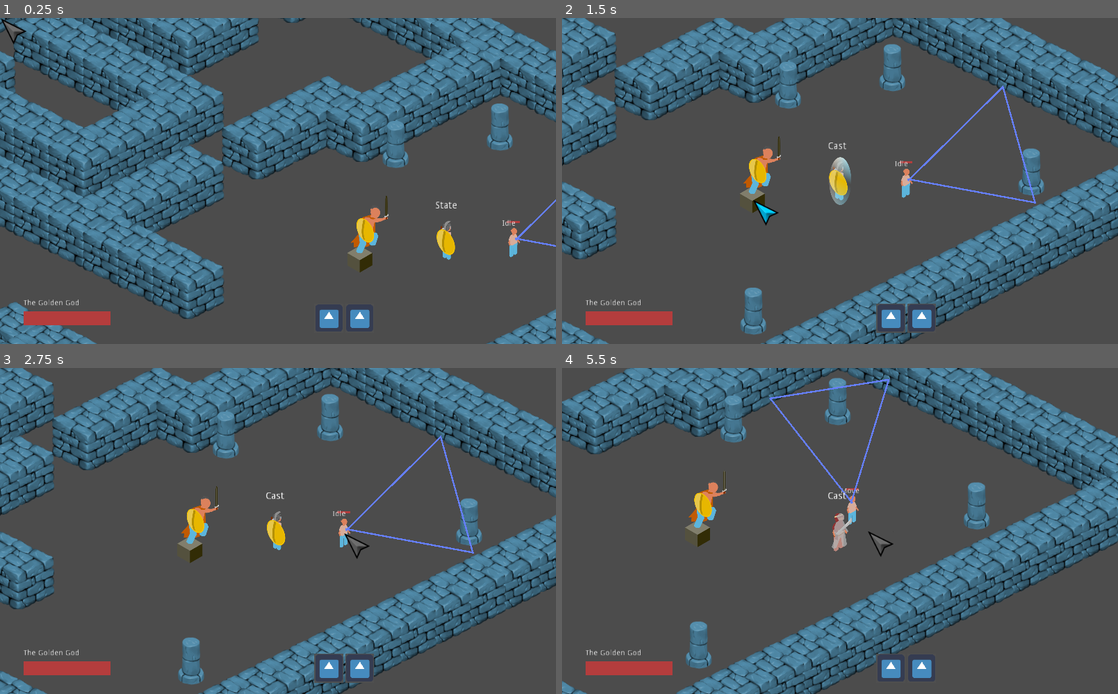
Above: before the commit, frames 1-4 (two rows, left to right).
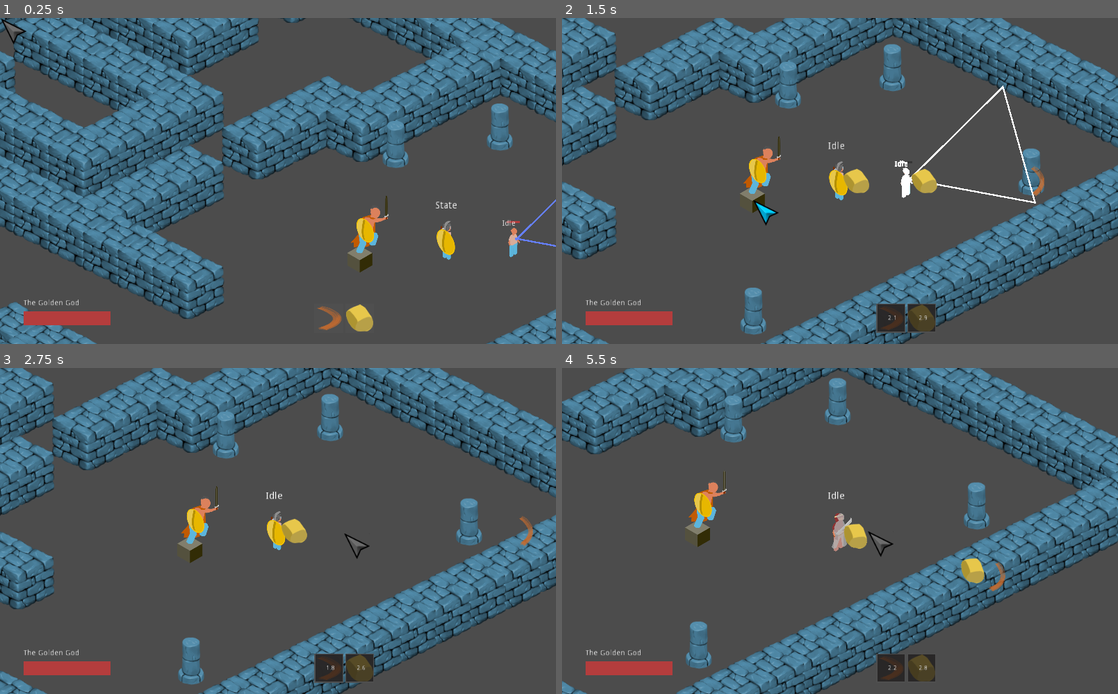
Above: after the commit, the same moments.

Repository: pjheden/isopyr
Game: Godot game, scene res://scenes/levels/test_scene.tscn
The game is run twice, just before and just after one commit, with the same random seed, the same clock (stepped at 60 frames per second) and the same inputs. This scene is started directly instead of the project's main scene. The engine's default icon, where the game draws it, is replaced by a stand-in: a white triangle on a blue panel in a dark square.
Inputs (mouse positions are in pixels of both pictures, inside the frame that each line leads up to):
- Up to frame 1 (0.25 s): no input
- Up to frame 2 (1.5 s): tap Enter at 0.5 s; move the mouse to (795, 216) at 0.52 s; hold Q (q) 0.53-1.28 s; tap W (w) at 0.8, 1.35 s; move the mouse to (751, 200) at 1.27 s
- Up to frame 3 (2.75 s): tap Q (q) at 1.55 s; move the mouse to (344, 534) at 2.02 s; press the mouse at (344, 534) at 2.03 s; tap W (w) at 2.3 s
- Up to frame 4 (5.5 s): move the mouse to (812, 596) at 2.77 s; release the mouse at (812, 596) at 2.78 s; tap Q (q) at 2.85, 4.55 s; move the mouse to (1006, 579) at 3.52 s; hold Right mouse button (right_click) 3.53-4.28 s; tap W (w) at 3.8, 5.3 s; move the mouse to (673, 482) at 4.27 s; tap Shift (shift) at 4.35 s; move the mouse to (867, 531) at 5.02 s; hold S (stop) from 5.03 s (still down)

The runs differ from the first frame. In frame 1, 0.8% of the frame differs, in the area x 56-68%, y 87-97%; in frame 2, 2.2%, in the area x 47-87%, y 20-97%; in frame 3, 1.7%; in frame 4, 1.9%.
Error before the commit: Parse Error: The function signature doesn't match the parent. Parent signature is: "void activate(Dictionary=default)". (res://scenes/spells/ProjectileManager.…

Commit message:
ADD slice spell to Caster

Diff:
--- a/scenes/characters/player/Caster.gd
+++ b/scenes/characters/player/Caster.gd
@@ -1,21 +1,28 @@
 extends "res://scenes/characters/player/Player.gd"
 
-var bubble_scene = preload("res://scenes/spells/Bubble.tscn")
 var projectile_manager_scene = preload("res://scenes/spells/ProjectileManager.tscn")
 
 func spells() -> void:
-	var bubble = bubble_scene.instance()
-	var projectile_manager = projectile_manager_scene.instance()
-	# Add bubble as shield
-	add_child(bubble)
-	add_child(projectile_manager)
+	var boulder_manager = projectile_manager_scene.instance()
+	boulder_manager.set_projectile(
+		"res://scenes/objects/projectiles/Boulder.tscn",
+		"res://resources/sprites/rockpng.png"
+	)
+	var slice_manager = projectile_manager_scene.instance()
+	slice_manager.set_projectile(
+		"res://scenes/objects/projectiles/Slice.tscn",
+		"res://resources/sprites/slice.png"
+	)
+	# Add spell managers as childs
+	add_child(boulder_manager)
+	add_child(slice_manager)
 	# Define all spells
-	spell_bindings["q"] = funcref(bubble, "activate")
-	spell_bindings["w"] = funcref(projectile_manager, "activate")
+	spell_bindings["q"] = funcref(slice_manager, "activate")
+	spell_bindings["w"] = funcref(boulder_manager, "activate")
 
 	# Update HUD with spells
 	hud.load_spellbar(
 		["q", "w"],
-		[bubble.icon(), projectile_manager.icon()],
-		[bubble.cooldown, projectile_manager.cooldown]
+		[slice_manager.icon(), boulder_manager.icon()],
+		[slice_manager.cooldown, boulder_manager.cooldown]
 	)
--- /dev/null
+++ b/scenes/objects/projectiles/Slice.tscn
@@ -0,0 +1,20 @@
+[gd_scene load_steps=3 format=2]
+
+[ext_resource path="res://scenes/objects/projectiles/Projectile.tscn" type="PackedScene" id=1]
+[ext_resource path="res://resources/sprites/slice.png" type="Texture" id=2]
+
+[node name="Slice" instance=ExtResource( 1 )]
+scale = Vector2( 0.337349, 0.337349 )
+texture = ExtResource( 2 )
+offset = Vector2( 0, 0 )
+speed = 400
+damage = 20
+
+[node name="CollisionPolygon2D" parent="Hitbox" index="0"]
+polygon = PoolVector2Array( -4.67014, 39.0942, -1.05455, 50.5217, 5.42339, 18.6449, 4.51949, -21.6521, -3.16364, -49.3188, -4.97144, -40.8985, 0.602599, -16.2391, 1.65715, 7.81883 )
+
+[node name="Lifespan" parent="." index="1"]
+wait_time = 0.2
+
+[node name="DelayedStart" parent="." index="2"]
+wait_time = 0.1
--- a/scenes/spells/ProjectileManager.gd
+++ b/scenes/spells/ProjectileManager.gd
@@ -1,14 +1,21 @@
 extends "res://scenes/spells/SpellManager.gd"
 
-var rock_scene = preload("res://scenes/objects/projectiles/Boulder.tscn")
+var projectile_scene: Resource
+var projectile_icon_path: String
+
+#var rock_scene = preload("res://scenes/objects/projectiles/Boulder.tscn")
 onready var persistant_objects = get_node("/root/PersistantObjects")
 onready var player = get_parent()
 
-func activate() -> void:
-	.activate()
+func set_projectile(scene_path: String, icon_path: String) -> void:
+	projectile_scene = load(scene_path)
+	projectile_icon_path = icon_path
+
+func activate(params := {}) -> void:
+	.activate(params)
 
 	# shoot rock
-	var projectile_instance = rock_scene.instance()
+	var projectile_instance = projectile_scene.instance()
 	projectile_instance.set_network_master(player.id) # set projectile owner
 	var angle = player.get_rotation()
 	var direction = Vector2(cos(angle), sin(angle))
@@ -33,4 +40,4 @@
 	"""
 	Returns the path to the spell icon for UI usage
 	"""
-	return "res://resources/sprites/rockpng.png"
+	return projectile_icon_path
Binary file added: resources/sprites/slice.png
Not shown, added: resources/sprites/slice.png.import
Not shown, changed: resources/affinity/isopyr.afdesign
